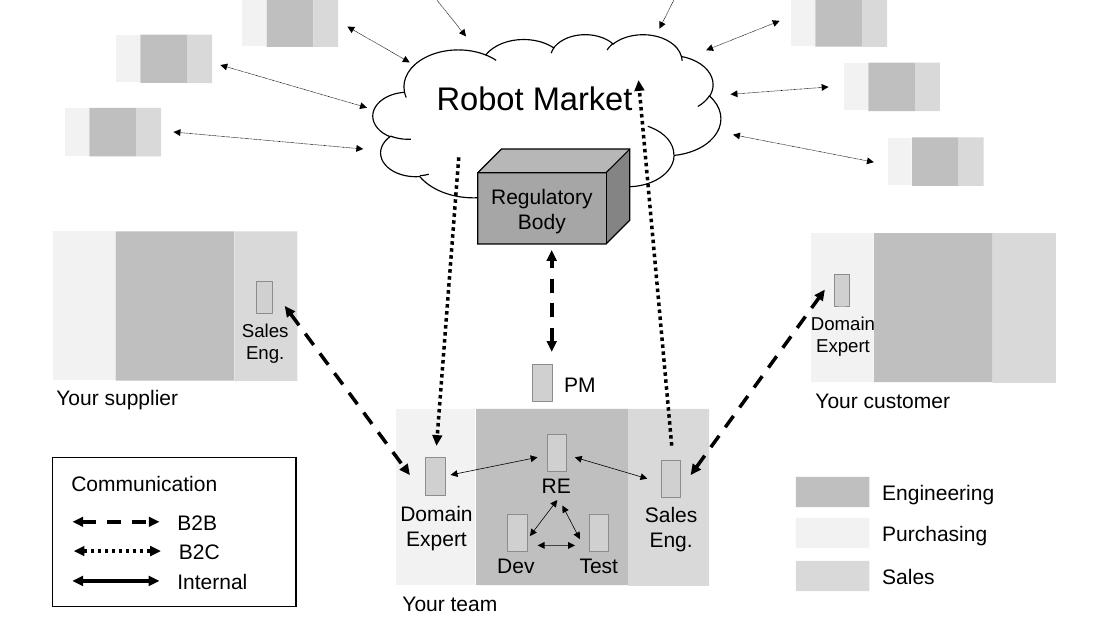
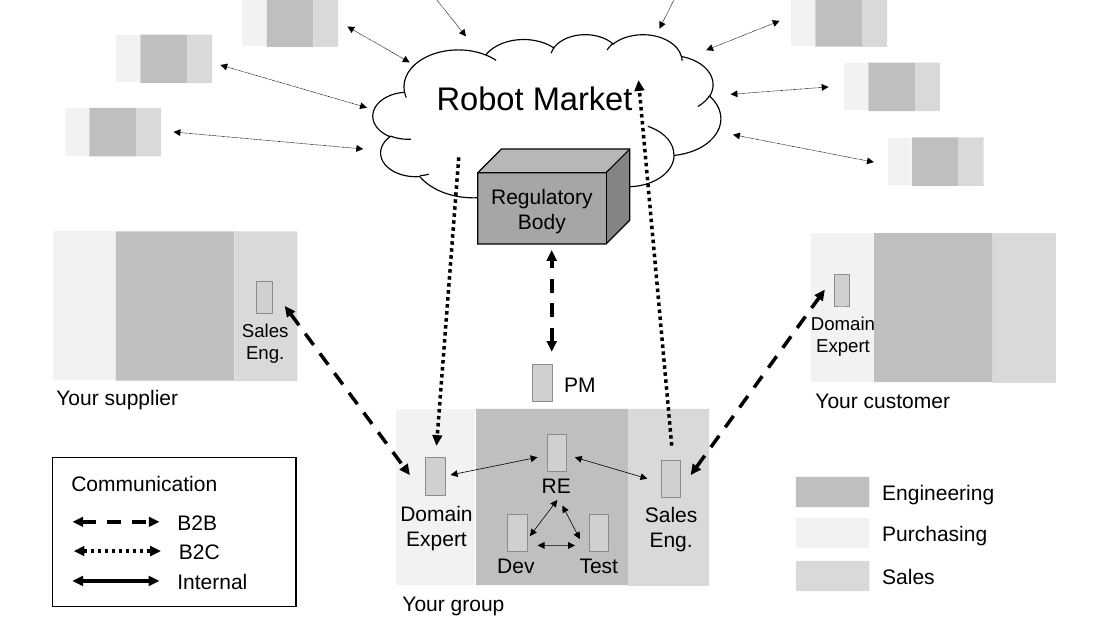
Before and after one commit to lunduniversity/introsofteng, a slide deck: slide 1 of project/rumble/etsa02_figures.pptx. Drawn at 1120x630 pixels with LibreOffice and Linux fonts; fonts in the diff are those of the drawing; grey boxes stand for pictures. Boxes give left, top, right and bottom in pixels: in the first picture for what was removed or moved away, otherwise in the second. Text is boxed around its words. In the diff, an @@ line names an element or a change of style, - is before the commit and + after.

```diff
--- a/project/rumble/etsa02_figures.pptx
+++ b/project/rumble/etsa02_figures.pptx
@@ text at [402,596,505,616]: text changed @@
-Your team
+Your group
```
Also in this commit, not shown: 2 other files.
